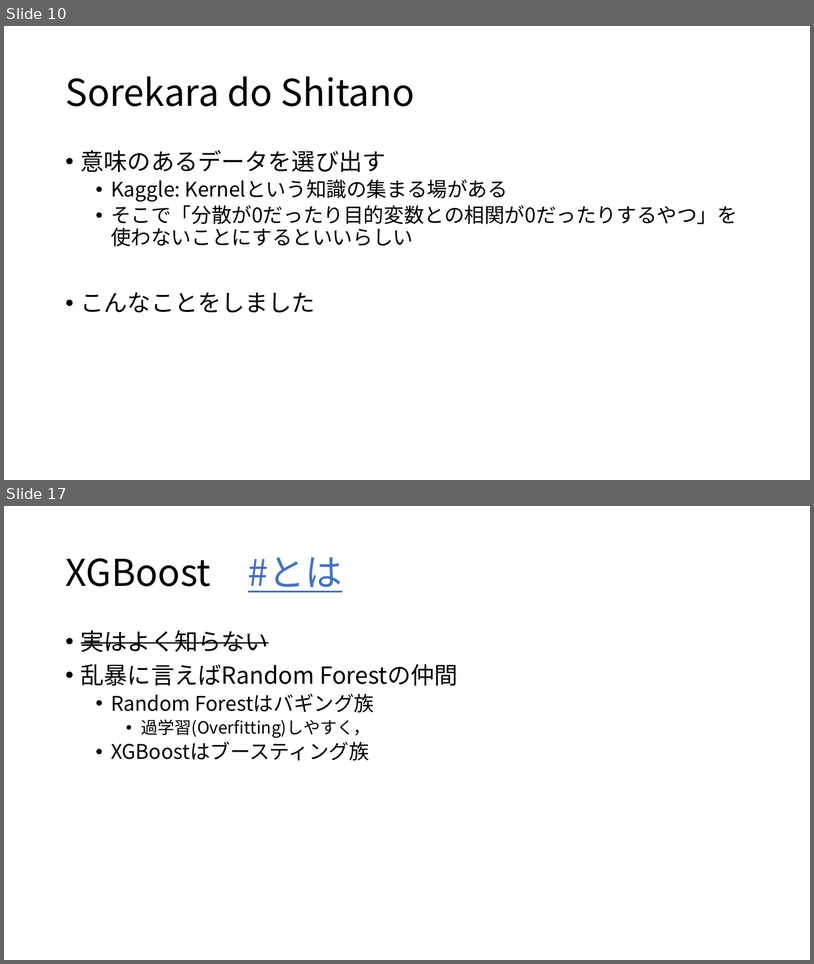
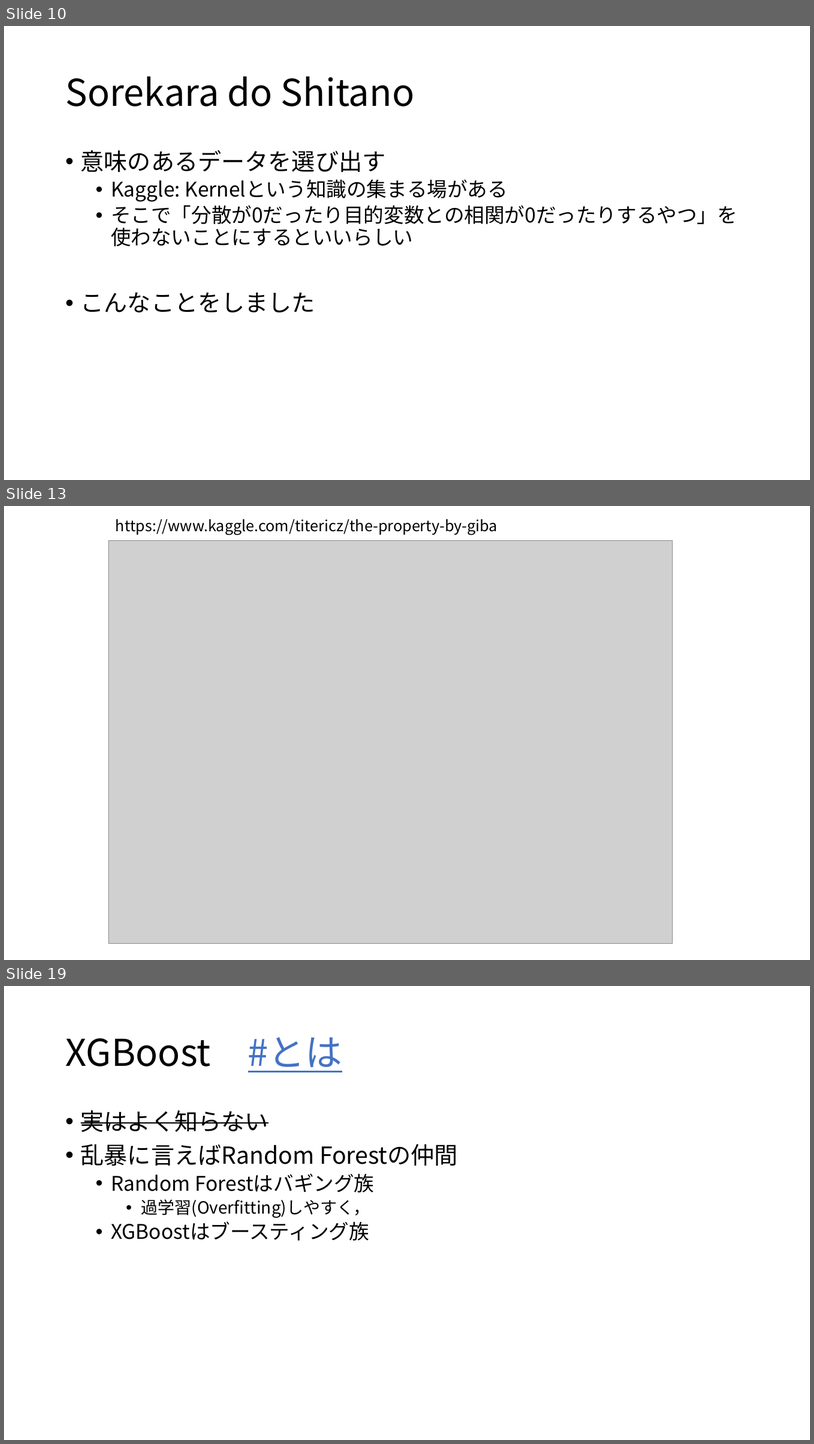
Before and after one commit to 8-u8/Kaggle, a slide deck: Santander/output/caretパッケージを使ったXGBoostのformula型.pptx. Shown one above the other, each under a label of ours: slides 10 and 17 before the commit, slides 10, 13 and 19 after it; the slides between them are not shown. The pictures are 814x964 and 814x1444 pixels, drawn with LibreOffice and Linux fonts; fonts in the diff are those of the drawing; grey boxes stand for pictures. Boxes give left, top, right and bottom in pixels: in the first picture for what was removed or moved away, otherwise in the second. Text is boxed around its words. In the diff, an @@ line names an element or a change of style, - is before the commit and + after.

```diff
--- a/Santander/output/caretパッケージを使ったXGBoostのformula型.pptx
+++ b/Santander/output/caretパッケージを使ったXGBoostのformula型.pptx
@@ slide 13 added at <box>4,506,810,960</box>, background #FFFFFF @@
@@ text added at <box>116,519,498,535</box>, 18 pt, text #000000 @@
+https://www.kaggle.com/titericz/the-property-by-giba
@@ picture added at <box>108,540,672,943</box> @@
@@ what was slide 17 is now slide 19 @@
```
Also in this commit, not shown: 8 slides changed, 7 other slides added, 1 slide removed, 3 other files.
